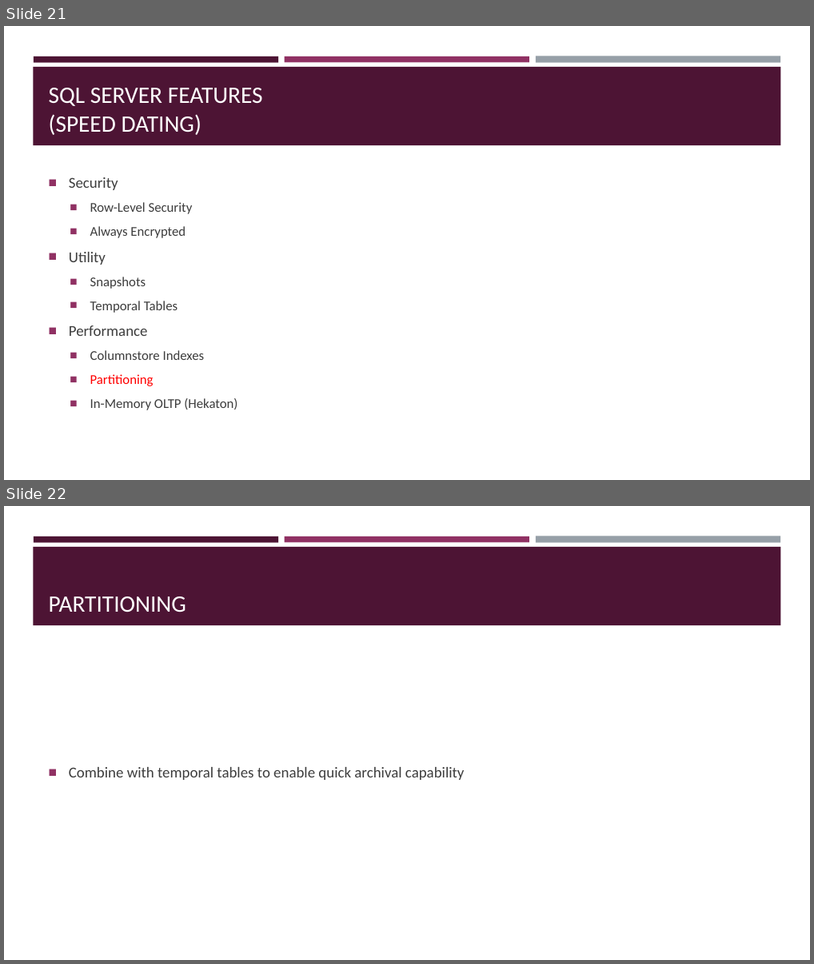
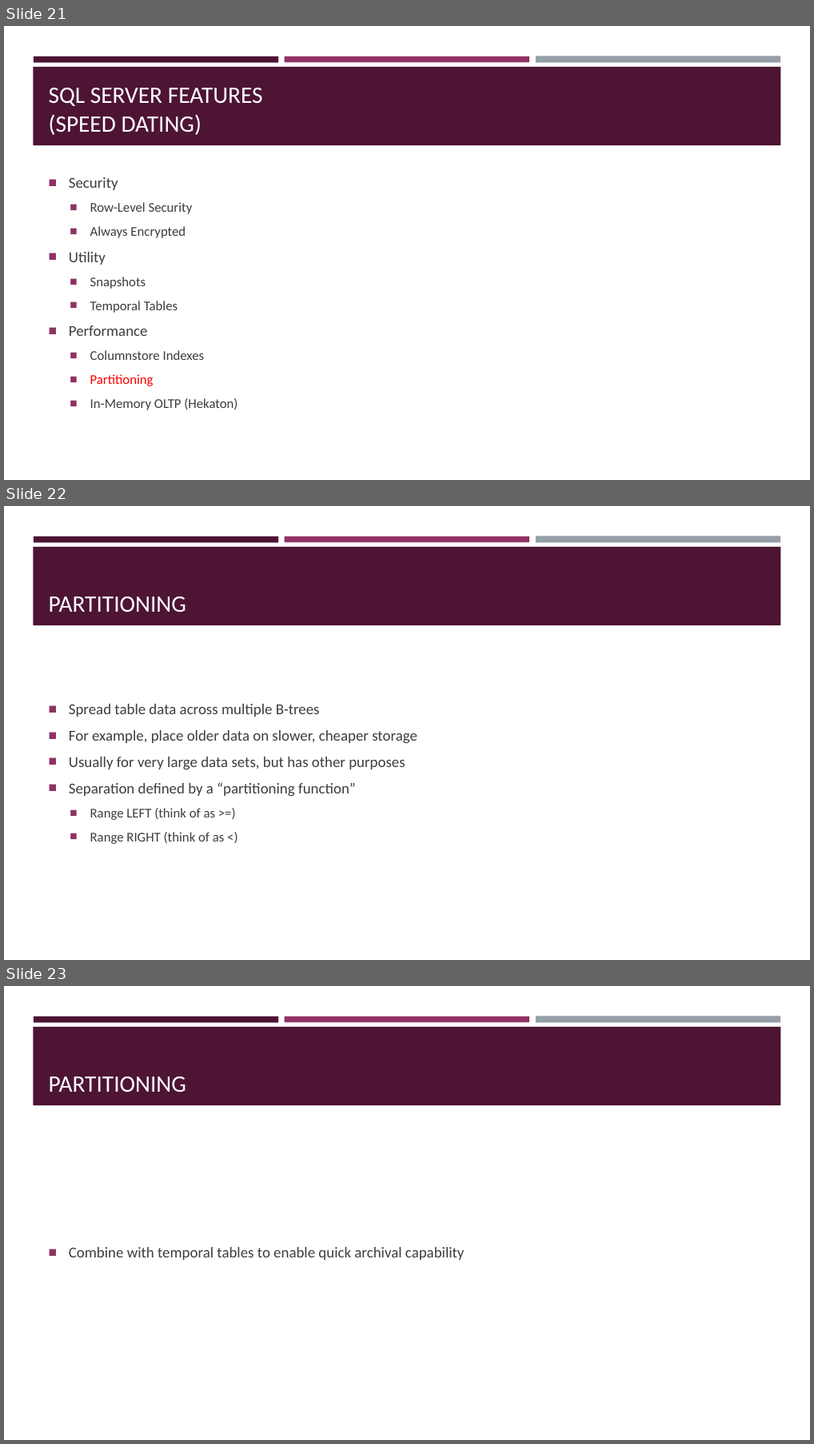
Before and after one commit to sqltran/SevenAwesomeSQLFeatures, a slide deck: AwesomeFreeSQLServerFeatures.pptx. Shown one above the other, each under a label of ours: slides 21 and 22 before the commit, slides 21, 22 and 23 after it. The pictures are 814x964 and 814x1444 pixels, drawn with LibreOffice and Linux fonts; fonts in the diff are those of the drawing. Boxes give left, top, right and bottom in pixels: in the first picture for what was removed or moved away, otherwise in the second. Text is boxed around its words. In the diff, an @@ line names an element or a change of style, - is before the commit and + after.

```diff
--- a/AwesomeFreeSQLServerFeatures.pptx
+++ b/AwesomeFreeSQLServerFeatures.pptx
@@ slide 22 added at box(4, 506, 810, 960), background #FFFFFF; not listed: 4 template elements that a slide beside it also shows @@
@@ title added at box(49, 596, 186, 612), 28 pt, text #FFFFFF @@
+PARTITIONING
@@ text added at box(69, 704, 418, 844), 18 pt, text #3D3D3D @@
+■ Spread table data across multiple B-trees
+■ For example, place older data on slower, cheaper storage
+■ Usually for very large data sets, but has other purposes
+■ Separation defined by a “partitioning function”
+  ■ Range LEFT (think of as >=)
+  ■ Range RIGHT (think of as <)
@@ what was slide 22 is now slide 23 @@
```
Also in this commit, not shown: 1 slide changed.
